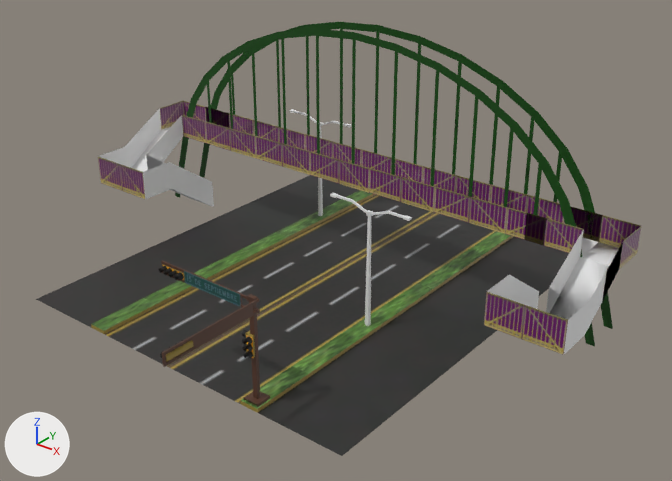
The OBJ model data/mars/maps/import/map0/blvd_bridge.obj as it was, and as the next commit left it.
The view is the same before and after, from a camera (50 mm lens) standing at (2.25, -2.9, 1.88) and looking at (0.17, -0.31, 0.27). Lighting does not change. The marker at lower left points along +X, +Y and +Z. Where no turn or scale is listed for an object, it has been applied to the vertices. Vertices at the same position are counted once.

Names of what the first picture shows: 'blvd_bridge_Plane.006'.
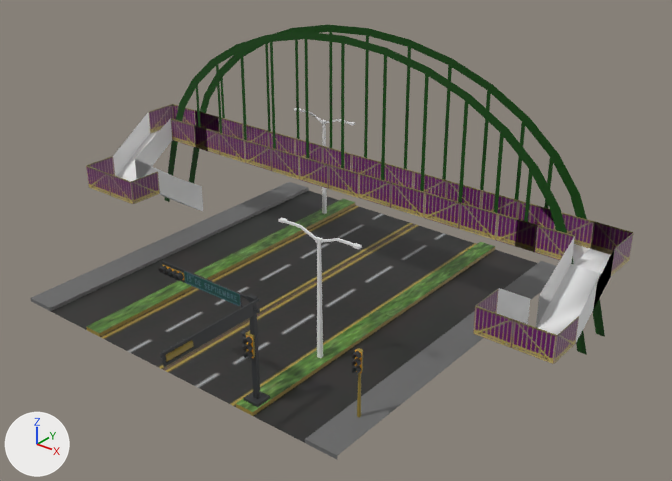
The newer file is also turned or shifted as a whole; pictures and numbers use the older file's frame.

Boxes [x1, y1, x2, y2] around the edits, measured in the pictures (672 x 481 px; the box of a moved part takes in the faces that stretch with it):
'blvd_bridge_Plane.006', reshaped: before [36, 22, 642, 456]; after [31, 25, 634, 459]
part 1 of me_blvd_bridge_plane_006, moved or reshaped: before [365, 211, 371, 326]; after [317, 238, 323, 358]
part 2 of me_blvd_bridge_plane_006, moved or reshaped: before [330, 193, 370, 216]; after [278, 218, 319, 243]
part 3 of me_blvd_bridge_plane_006, moved or reshaped: before [369, 211, 412, 221]; after [319, 238, 362, 249]
part 4 of me_blvd_bridge_plane_006, moved or reshaped: before [318, 122, 323, 216]; after [322, 120, 327, 214]
part 5 of me_blvd_bridge_plane_006, moved or reshaped: before [290, 109, 320, 124]; after [294, 108, 323, 124]
part 6 of me_blvd_bridge_plane_006, moved or reshaped: before [320, 121, 351, 127]; after [324, 119, 355, 126]
part 7 of me_blvd_bridge_plane_006, moved or reshaped: before [160, 101, 184, 130]; after [148, 104, 174, 133]
part 8 of me_blvd_bridge_plane_006, moved or reshaped: before [175, 28, 595, 346]; after [165, 32, 587, 355]
part 9 of me_blvd_bridge_plane_006, moved or reshaped: before [199, 22, 613, 329]; after [189, 25, 605, 337]
part 10 of me_blvd_bridge_plane_006, added: after [355, 348, 363, 374]
part 11 of me_blvd_bridge_plane_006, added: after [352, 351, 361, 361]
part 12 of me_blvd_bridge_plane_006, added: after [352, 358, 361, 367]
part 13 of me_blvd_bridge_plane_006, added: after [352, 365, 361, 374]
part 14 of me_blvd_bridge_plane_006, added: after [357, 373, 361, 417]
part 15 of me_blvd_bridge_plane_006, rebuilt: before [98, 101, 642, 355]; after [86, 104, 634, 364]
part 16 of me_blvd_bridge_plane_006, rebuilt (9% wider, 15% taller): before [89, 175, 569, 416]; after [31, 182, 556, 459]
part 17 of me_blvd_bridge_plane_006, added (purple): after [171, 118, 359, 198]
part 18 of me_blvd_bridge_plane_006, deleted (purple): before [205, 121, 370, 193]
part 19 of me_blvd_bridge_plane_006, deleted (purple): before [182, 115, 207, 143]
part 20 of me_blvd_bridge_plane_006, recoloured (brown to black): [161, 260, 270, 407] in both

The change, as a diff of the scene's bpy script:
```diff
--- a/data/mars/maps/import/map0/blvd_bridge.obj.py
+++ b/data/mars/maps/import/map0/blvd_bridge.obj.py
@@ me_blvd_bridge_plane_006 @@
-me_blvd_bridge_plane_006.from_pydata(...)  # 919 vertices, 605 faces; spans x -1.22..1.19, y -1.43..0.8, z 0.0..1.01
+me_blvd_bridge_plane_006.from_pydata(...)  # 978 vertices, 660 faces, 1 loose edge; spans x -1.22..1.19, y -1.43..0.51, z 0.0..1.01
+# me_blvd_bridge_plane_006 part 1: the loose piece of 8 vertices spanning x 0.39..0.41, y -0.41..-0.39, z 0.02..0.5 is moved by (0.0, -0.29, 0.0)
+# me_blvd_bridge_plane_006 part 2: the loose piece of 28 vertices spanning x 0.22..0.4, y -0.41..-0.39, z 0.48..0.52 is moved by (0.0, -0.29, 0.0)
+# me_blvd_bridge_plane_006 part 3: the loose piece of 28 vertices spanning x 0.4..0.58, y -0.41..-0.39, z 0.48..0.52 is moved by (0.0, -0.29, 0.0)
+# me_blvd_bridge_plane_006 part 4: the loose piece of 8 vertices spanning x -0.41..-0.39, y 0.27..0.29, z 0.01..0.49 is moved by (0.0, 0.03, 0.0)
+# me_blvd_bridge_plane_006 part 5: the loose piece of 28 vertices spanning x -0.58..-0.4, y 0.27..0.29, z 0.47..0.51 is moved by (0.0, 0.03, 0.0)
+# me_blvd_bridge_plane_006 part 6: the loose piece of 28 vertices spanning x -0.39..-0.22, y 0.27..0.29, z 0.47..0.51 is moved by (0.0, 0.03, 0.0)
+# me_blvd_bridge_plane_006 part 7: the loose piece of 4 vertices spanning x -1.22, y 0.02..0.19, z 0.34..0.46 is moved by (0.0, -0.07, 0.0)
+# me_blvd_bridge_plane_006 part 8: the loose piece of 68 vertices spanning x -1.16..1.15, y 0.03, z 0.0..1.01 is moved by (0.0, -0.07, 0.0)
+# me_blvd_bridge_plane_006 part 9: the loose piece of 68 vertices spanning x -1.16..1.15, y 0.19, z 0.0..1.01 is moved by (0.0, -0.07, 0.0)
+# me_blvd_bridge_plane_006 part 10: the loose piece of 8 vertices spanning x 0.39..0.41, y -1.05..-1.03, z 0.2..0.28 is copied, and the copy is moved by (0.33, 0.16, 0.0); it spans x 0.71..0.74, y -0.89..-0.88, z 0.19..0.27
+# me_blvd_bridge_plane_006 part 11: the loose piece of 18 vertices spanning x 0.39..0.41, y -1.07..-1.05, z 0.25..0.27 is copied, and the copy is moved by (0.33, 0.16, 0.0); it spans x 0.72..0.74, y -0.91..-0.89, z 0.25..0.27
+# me_blvd_bridge_plane_006 part 12: the loose piece of 18 vertices spanning x 0.39..0.41, y -1.07..-1.05, z 0.23..0.25 is copied, and the copy is moved by (0.33, 0.16, 0.0); it spans x 0.72..0.74, y -0.91..-0.89, z 0.22..0.25
+# me_blvd_bridge_plane_006 part 13: the loose piece of 18 vertices spanning x 0.39..0.41, y -1.07..-1.05, z 0.2..0.22 is copied, and the copy is moved by (0.33, 0.16, 0.0); it spans x 0.72..0.74, y -0.91..-0.89, z 0.2..0.22
+# me_blvd_bridge_plane_006 part 14: a new loose piece, a 10-sided cut cone along z (radius 0.007 at the low end, 0.005 at the high end) spanning x 0.722..0.735, y -0.892..-0.878, z 0.016..0.193, in mat_marsindx_239 (yellow #948035)
+# me_blvd_bridge_plane_006 part 15: the loose piece of 118 vertices spanning x -1.22..1.19, y -0.37..0.19, z 0.0..0.46 is rebuilt with 107 vertices and now spans x -1.22..1.19, y -0.44..0.12, z 0.0..0.46
+# me_blvd_bridge_plane_006 part 16: the loose piece of 93 vertices spanning x -0.8..0.8, y -0.8..0.8, z 0.0..0.02 is rebuilt with 107 vertices and now spans x -0.8..0.8, y -1.09..0.51, z 0.0..0.02
+# me_blvd_bridge_plane_006 part 17: a new loose piece of 16 vertices spanning x -1.06..0.08, y -0.04, z 0.34..0.46, in mat_marscity (picture img_marscity_tga)
+# me_blvd_bridge_plane_006 part 18: the loose piece of 14 vertices spanning x -0.9..0.08, y 0.03, z 0.34..0.46 is deleted
+# me_blvd_bridge_plane_006 part 19: the loose piece of 4 vertices spanning x -1.06..-0.9, y 0.03, z 0.34..0.46 is deleted
+# me_blvd_bridge_plane_006 part 20: 106 faces spanning x -0.03..0.43, y -1.43..-0.99, z 0.02..0.42 switch from mat_marsindx_2 (brown #533425) to mat_marsindx_1 (black #2e3033)
 me_blvd_bridge_plane_006.materials.append(mat_marsnull)
@@ me_blvd_bridge_plane_006 @@
 me_blvd_bridge_plane_006.materials.append(mat_marsindx_96)
+me_blvd_bridge_plane_006.materials.append(mat_marsindx_7)  # dark grey #696969
```
